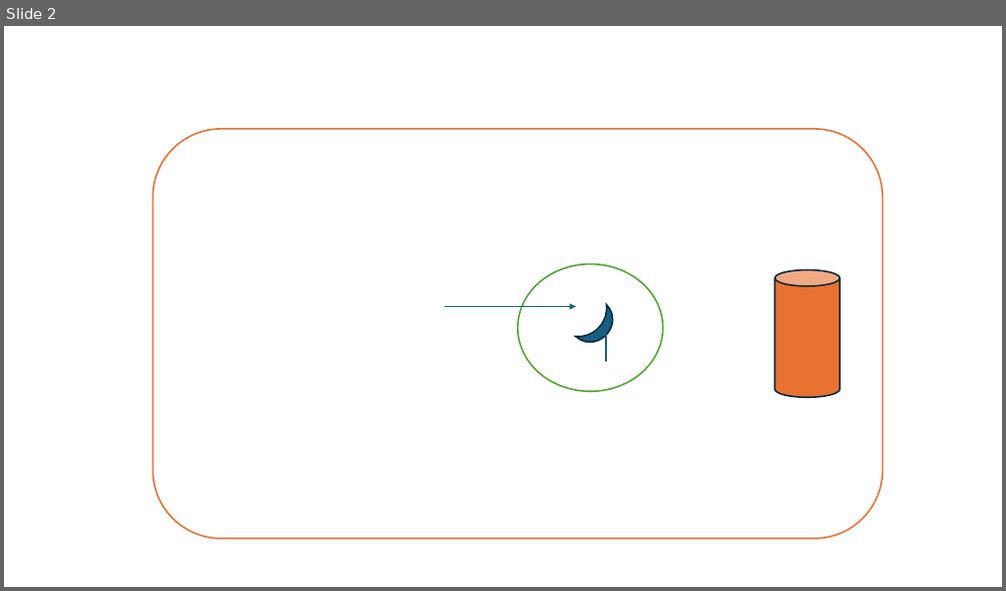
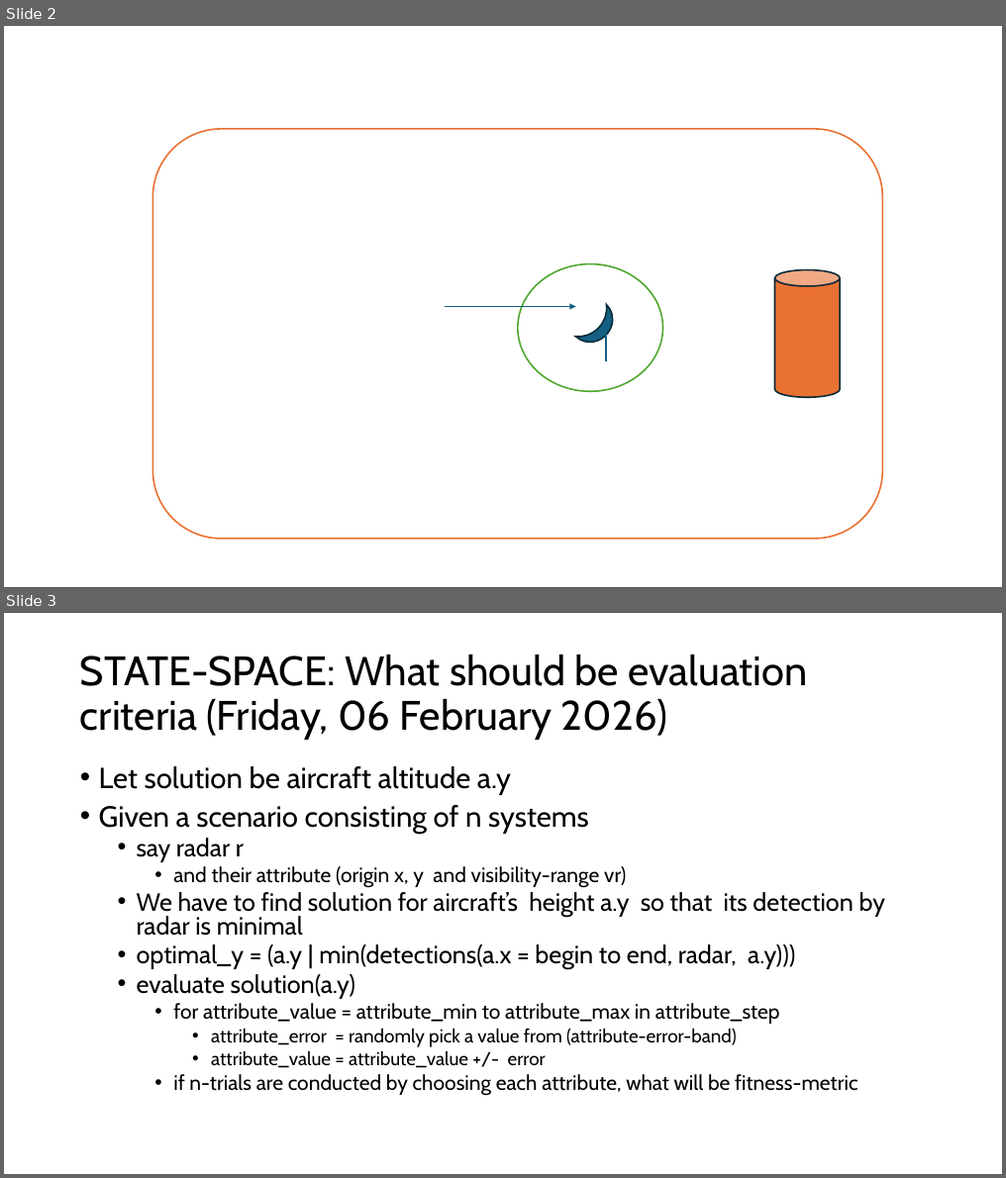
Before and after one commit to crazysystemics/POI, a slide deck: 070_SimpleARM/docs/scenarios.pptx. Shown one above the other, each under a label of ours: slide 2 before the commit, slides 2 and 3 after it. The pictures are 1006x591 and 1006x1178 pixels, drawn with LibreOffice and Linux fonts; fonts in the diff are those of the drawing. Boxes give left, top, right and bottom in pixels: in the first picture for what was removed or moved away, otherwise in the second. Text is boxed around its words. In the diff, an @@ line names an element or a change of style, - is before the commit and + after.

Commit message:
Refined State Space Logic in PPT. Now how each attribute has to be varied has been speciified in little bit more detail

```diff
--- a/070_SimpleARM/docs/scenarios.pptx
+++ b/070_SimpleARM/docs/scenarios.pptx
@@ slide 3 added at [4, 613, 1002, 1174], background #FFFFFF @@
@@ title added at [80, 654, 807, 740], 39.6 pt, text #000000 @@
+STATE-SPACE: What should be evaluation criteria (Friday, 06 February 2026)
@@ text added at [99, 766, 885, 1096], 20 pt, text #000000 @@
+• Let solution be aircraft altitude a.y
+• Given a scenario consisting of n systems
+  • say radar r
+    • and their attribute (origin x, y and visibility-range vr)
+  • We have to find solution for aircraft’s height a.y so that its detection by radar is minimal
+  • optimal_y = (a.y | min(detections(a.x = begin to end, radar, a.y)))
+  • evaluate solution(a.y)
+    • for attribute_value = attribute_min to attribute_max in attribute_step
+      • attribute_error = randomly pick a value from (attribute-error-band)
+      • attribute_value = attribute_value +/- error
+    • if n-trials are conducted by choosing each attribute, what will be fitness-metric
```
Also in this commit, not shown: 1 slide changed.
